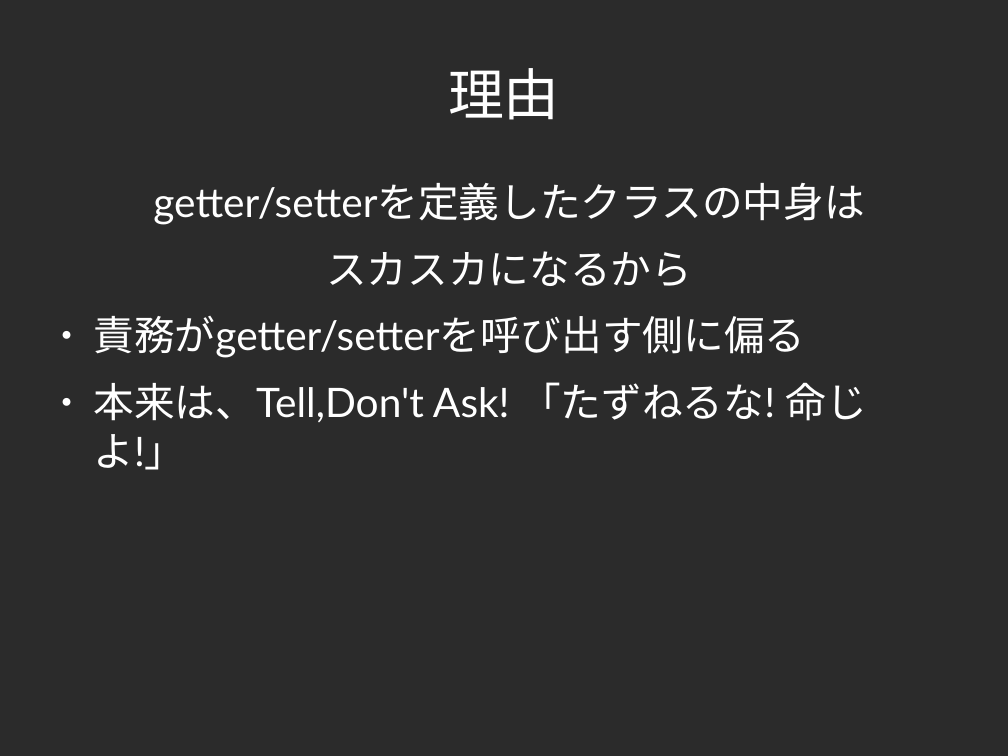
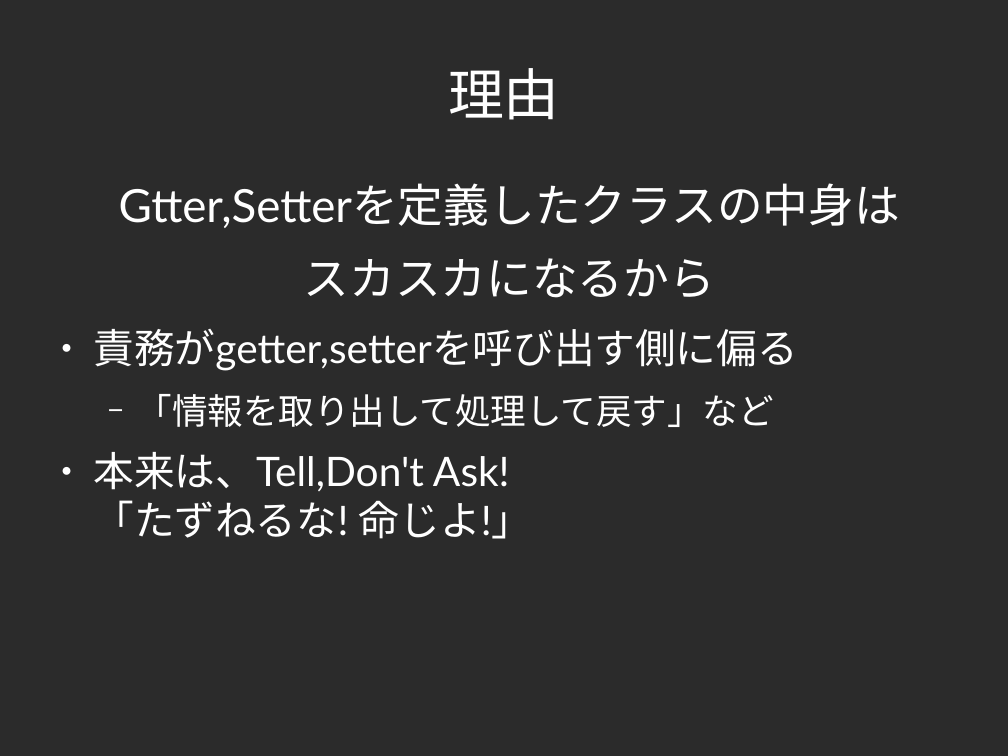
Before and after one commit to yojik/yojik-lib, a slide deck: slide 55 of 2009devsumi/oo_exercise/doc/devsum.odp. Drawn at 1008x756 pixels with LibreOffice and Linux fonts; fonts in the diff are those of the drawing; background and template pictures are left out; a plain dark background stands for a picture behind light text. Boxes give left, top, right and bottom in pixels: in the first picture for what was removed or moved away, otherwise in the second. Text is boxed around its words. In the diff, an @@ line names an element or a change of style, - is before the commit and + after.

```diff
--- a/2009devsumi/oo_exercise/doc/devsum.odp
+++ b/2009devsumi/oo_exercise/doc/devsum.odp
@@ text at (119,183,900,228): text changed; size 32 to 36 pt @@
-getter/setterを定義したクラスの中身は
+Gtter,Setterを定義したクラスの中身は
@@ text at (304,258,715,298): size 32 to 36 pt in "スカスカになるから" @@
@@ text at (93,329,798,427): text changed @@
-● 責務がgetter/setterを呼び出す側に偏る
+● 責務がgetter,setterを呼び出す側に偏る
+  − 「情報を取り出して処理して戻す」など
```
Also in this commit, not shown: 46 other slides changed.
